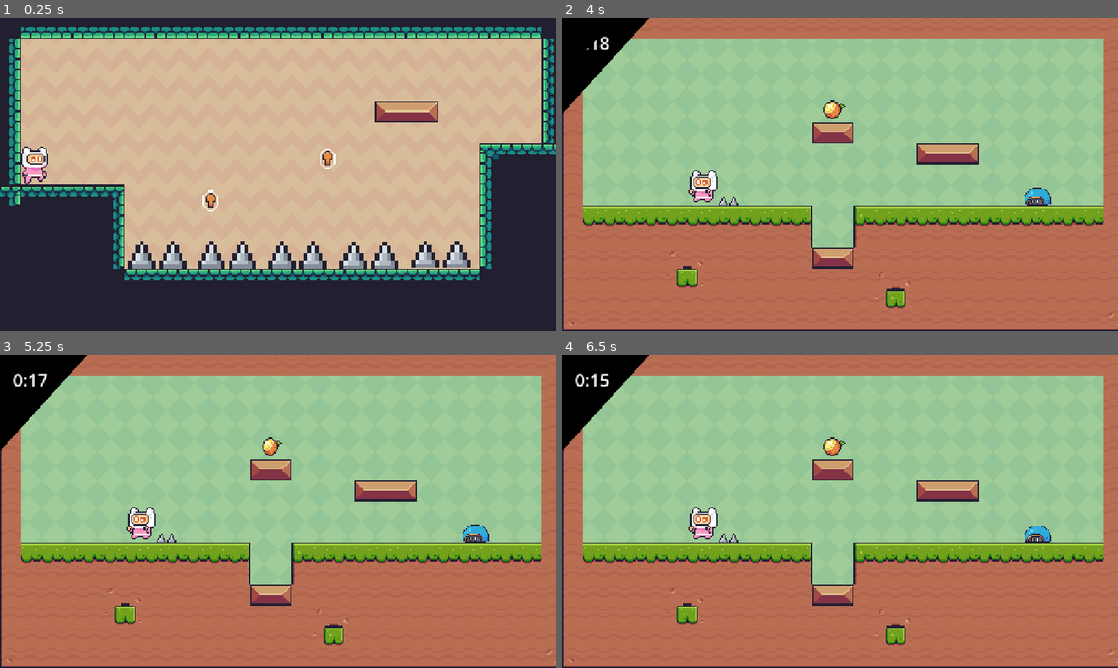
Above: before the commit, frames 1-4 (two rows, left to right).
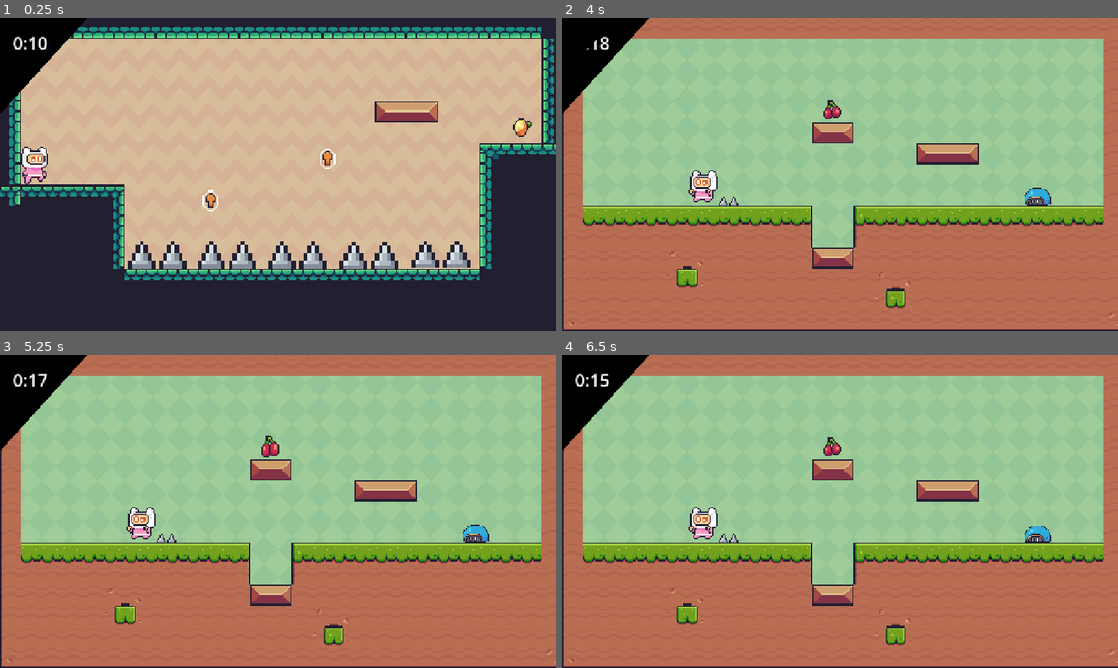
Above: after the commit, the same moments.

Repository: SmoothAsphaltRoads/thirdspacegame
Game: Godot game, scene res://scenes/levels/level_11.tscn
Same seed, same stepped clock (60 frames per second), same inputs: the game is played once before the commit and once after it. This scene is started directly instead of the project's main scene.
Inputs (mouse positions are in pixels of both pictures, inside the frame that each line leads up to):
- Up to frame 1 (0.25 s): no input
- Up to frame 2 (4 s): tap Enter at 0.5 s; move the mouse to (962, 158) at 0.52 s; hold D (right) 0.53-2.03 s; tap N (next) at 0.6, 2.85 s; click (962, 158) at 0.67 s; tap W (jump) at 0.77, 1.52, 3.02, 3.77 s; move the mouse to (728, 190) at 1.27 s; tap Alt at 1.35, 3.6 s; tap R (restart) at 2, 2.75 s; move the mouse to (895, 105) at 2.02 s; hold A (left) 2.03-2.78 s; tap Shift at 2.1 s; move the mouse to (812, 237) at 2.77 s; hold D (right) from 2.78 s (still down); click (812, 237) at 2.92 s; move the mouse to (1006, 221) at 3.52 s
- Up to frame 3 (5.25 s): move the mouse to (111, 464) at 4.27 s; release D (right) at 4.28 s; hold A (left) 4.28-5.03 s; tap Shift at 4.35 s; tap W (jump) at 4.52 s; move the mouse to (305, 511) at 5.02 s; hold D (right) from 5.03 s (still down); tap N (next) at 5.1 s; click (305, 511) at 5.17 s
- Up to frame 4 (6.5 s): move the mouse to (756, 433) at 5.77 s; release D (right) at 5.78 s; hold A (left) from 5.78 s (still down); tap Alt at 5.85 s; tap W (jump) at 6.02 s

The runs differ from the first frame. In frame 1, 2.6% of the frame differs, in the area x 0-96%, y 0-38%; in frame 2, 0.2%; in frame 3, 0.2%; in frame 4, 0.2%.

Commit message:
enhanced level 11

Diff:
--- a/scenes/levels/level_11.tscn
+++ b/scenes/levels/level_11.tscn
@@ -1,10 +1,13 @@
 [gd_scene format=4 uid="uid://cr8qdnj28ctpn"]
 
+[ext_resource type="Script" uid="uid://bpj3wvp5vdrm6" path="res://scripts/levels/level_11.gd" id="1_ntgks"]
 [ext_resource type="Texture2D" uid="uid://c0ercrcaythfq" path="res://assets/background/Brown.png" id="1_sewkk"]
 [ext_resource type="Texture2D" uid="uid://dfdt2g58y0pbf" path="res://assets/tilemap/Terrain (16x16).png" id="2_ntgks"]
 [ext_resource type="PackedScene" uid="uid://dl40kt56yu4v" path="res://scenes/spike.tscn" id="3_5bask"]
 [ext_resource type="PackedScene" uid="uid://ci6u08oar1e0s" path="res://scenes/boost.tscn" id="4_gr7jt"]
 [ext_resource type="PackedScene" uid="uid://dpvyyggergrjk" path="res://scenes/player.tscn" id="5_bk8ll"]
+[ext_resource type="PackedScene" uid="uid://d0dcjjhj8lyla" path="res://scenes/timer.tscn" id="7_5bask"]
+[ext_resource type="PackedScene" uid="uid://danb2mi7ejawn" path="res://scenes/end_goal.tscn" id="8_gr7jt"]
 
 [sub_resource type="TileSetAtlasSource" id="TileSetAtlasSource_sewkk"]
 texture = ExtResource("2_ntgks")
@@ -231,6 +234,7 @@
 sources/0 = SubResource("TileSetAtlasSource_sewkk")
 
 [node name="LevelRoot" type="Node2D" unique_id=1076902885]
+script = ExtResource("1_ntgks")
 
 [node name="TextureRect" type="TextureRect" parent="." unique_id=1399003457]
 offset_right = 1280.0
@@ -272,3 +276,8 @@
 scale = Vector2(3, 3)
 tile_map_data = PackedByteArray("AAAAAAkAAAABAAkAAAAAAAoAAAABAAkAAAAAAAsAAAABAAkAAAAAAAwAAAABAAkAAAAAAA0AAAABAAkAAAAAAA …(2656 unchanged characters)…
 tile_set = SubResource("TileSet_ntgks")
+
+[node name="Timer" parent="." unique_id=1629730102 instance=ExtResource("7_5bask")]
+
+[node name="endgoal" parent="." unique_id=1795683256 instance=ExtResource("8_gr7jt")]
+position = Vector2(1199, 252)
--- a/scripts/level_manager.gd
+++ b/scripts/level_manager.gd
@@ -11,6 +11,7 @@
 	"res://scenes/levels/level_8.tscn",
 	"res://scenes/levels/level_9.tscn",
 	"res://scenes/levels/level_10.tscn",
+	"res://scenes/levels/level_11.tscn"
 ]
 var menus: Array[String] = [
 	"res://scenes/main_menu.tscn"
@@ -25,7 +26,8 @@
 	20,
 	20,
 	20,
-	20
+	20,
+	10
 ]
 
 var is_changing := false
--- /dev/null
+++ b/scripts/levels/level_11.gd
@@ -0,0 +1,12 @@
+extends Node
+@onready var timer: CanvasLayer = $Timer
+
+
+# Called when the node enters the scene tree for the first time.
+func _ready() -> void:
+	timer.start(10.0)
+
+
+# Called every frame. 'delta' is the elapsed time since the previous frame.
+func _process(delta: float) -> void:
+	pass
Not shown, added: scripts/levels/level_11.gd.uid
